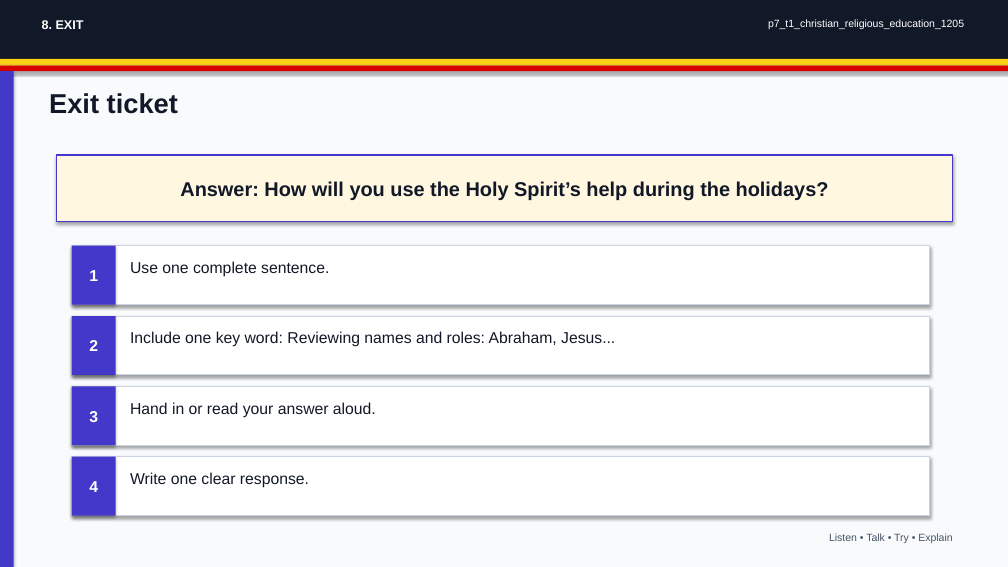
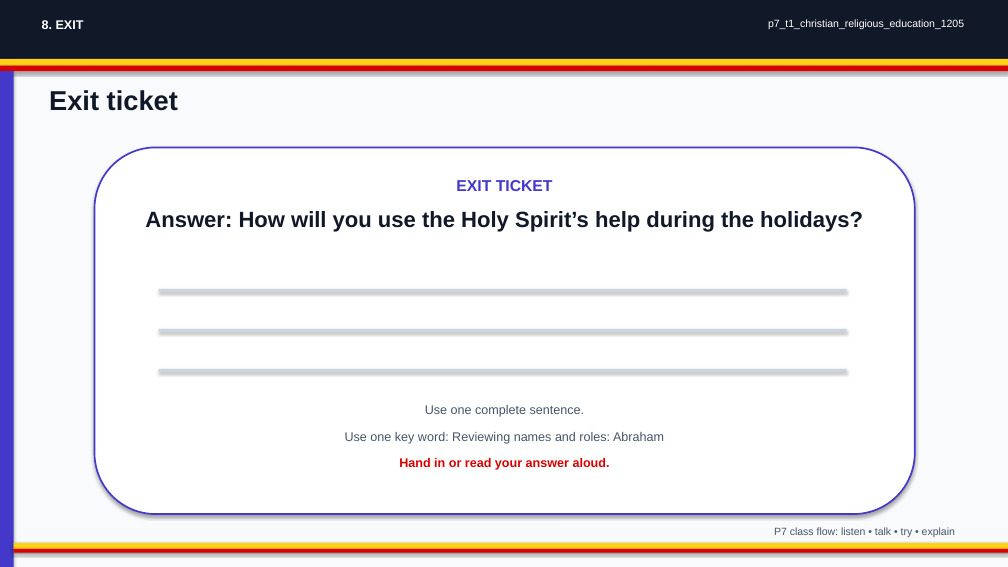
Before and after one commit to yousunjung84-edu/uganda-p7-mvp-20260629, a slide deck: slide 8 of uganda-p7-mvp/p7_t1_christian_religious_education_1205/p7_t1_christian_religious_education_1205.pptx. Drawn at 1008x567 pixels with LibreOffice and Linux fonts; fonts in the diff are those of the drawing. Boxes give left, top, right and bottom in pixels: in the first picture for what was removed or moved away, otherwise in the second. Text is boxed around its words. In the diff, an @@ line names an element or a change of style, - is before the commit and + after.

Commit message:
Upgrade classroom deck layouts

```diff
--- a/uganda-p7-mvp/p7_t1_christian_religious_education_1205/p7_t1_christian_religious_education_1205.pptx
+++ b/uganda-p7-mvp/p7_t1_christian_religious_education_1205/p7_t1_christian_religious_education_1205.pptx
@@ rounded rectangle added at (x1=95, y1=147, x2=915, y2=514), fill #FFFFFF, outline #4338CA 1.6 pt, 15 pt, text #4338CA, bold @@
+EXIT TICKET
@@ text "Answer: How will you use ..." moved from (x1=57, y1=155, x2=953, y2=222) to (x1=145, y1=211, x2=863, y2=232) @@
@@ text "Answer: How will you use ..." at (x1=145, y1=211, x2=863, y2=232): size 19 to 21 pt; vertical alignment middle to top; fill #FFF7E0 to none; outline #4338CA 1.4 pt to none; shadow off @@
@@ rectangle removed at (x1=72, y1=246, x2=116, y2=305) @@
-1
@@ rectangle resized from (x1=72, y1=246, x2=930, y2=305) to (x1=159, y1=289, x2=847, y2=292) @@
@@ rectangle removed at (x1=72, y1=316, x2=116, y2=375) @@
-2
@@ rectangle resized from (x1=72, y1=316, x2=930, y2=375) to (x1=159, y1=329, x2=847, y2=332) @@
@@ rectangle removed at (x1=72, y1=386, x2=116, y2=445) @@
-3
@@ fill #FFFFFF to #CBD5E1; outline #CBD5E1 0.9 pt to none in 3 elements at (x1=159, y1=289, x2=847, y2=292), (x1=159, y1=329, x2=847, y2=332), (x1=159, y1=369, x2=847, y2=372) @@
@@ rectangle resized from (x1=72, y1=386, x2=930, y2=445) to (x1=159, y1=369, x2=847, y2=372) @@
@@ text "Use one complete sentence." moved from (x1=130, y1=261, x2=329, y2=277) to (x1=425, y1=405, x2=585, y2=417) @@
@@ text "Use one complete sentence." at (x1=425, y1=405, x2=585, y2=417): size 15 to 12 pt, text colour #111827 to #475569; alignment left to centre @@
@@ text at (x1=345, y1=432, x2=664, y2=444): text changed; size 15 to 12 pt; text colour #111827 to #475569 @@
-Include one key word: Reviewing names and roles: Abraham, Jesus...
+Use one key word: Reviewing names and roles: Abraham
@@ rectangle removed at (x1=72, y1=457, x2=116, y2=516) @@
-4
@@ text removed at (x1=130, y1=472, x2=309, y2=488) @@
-Write one clear response.
@@ text "Hand in or read your ..." moved from (x1=130, y1=402, x2=376, y2=418) to (x1=399, y1=458, x2=610, y2=470) @@
@@ text "Hand in or read your ..." at (x1=399, y1=458, x2=610, y2=470): size 15 to 12 pt, text colour #111827 to #D90000, bold on; alignment left to centre @@
@@ text at (x1=774, y1=527, x2=955, y2=537): text changed @@
-Listen • Talk • Try • Explain
+P7 class flow: listen • talk • try • explain
@@ rectangle resized from (x1=72, y1=457, x2=930, y2=516) to (x1=14, y1=543, x2=1008, y2=549) @@
@@ rectangle at (x1=14, y1=543, x2=1008, y2=549): fill #FFFFFF to #FCD116; outline #CBD5E1 0.9 pt to none @@
@@ rectangle added at (x1=14, y1=549, x2=1008, y2=553), fill #D90000 @@
```
Also in this commit, not shown: 7 other slides changed, 33 other files.
